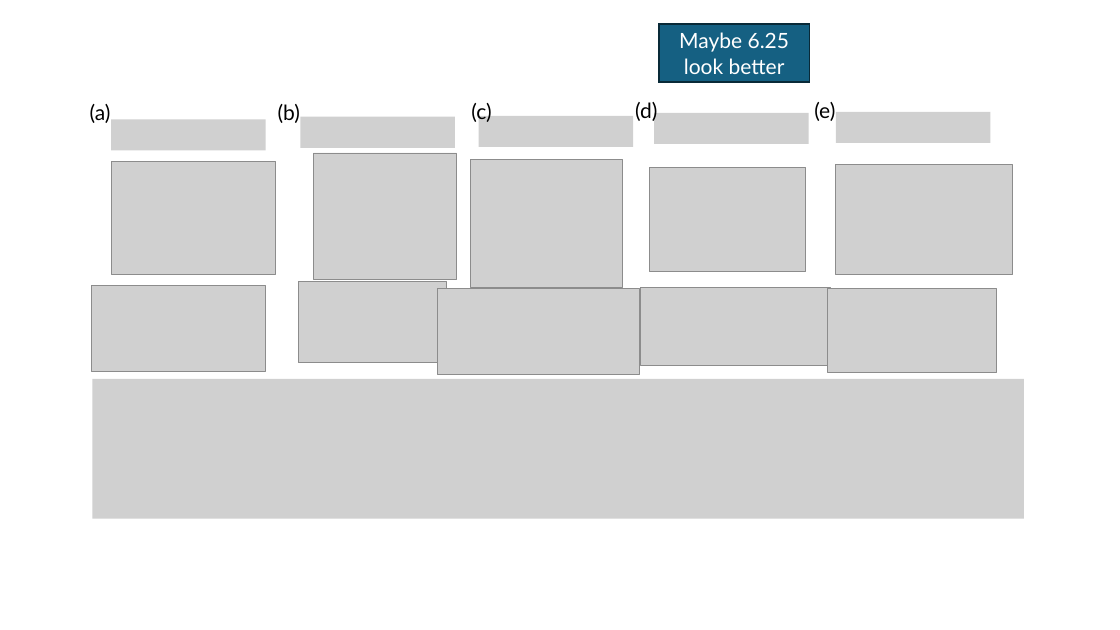
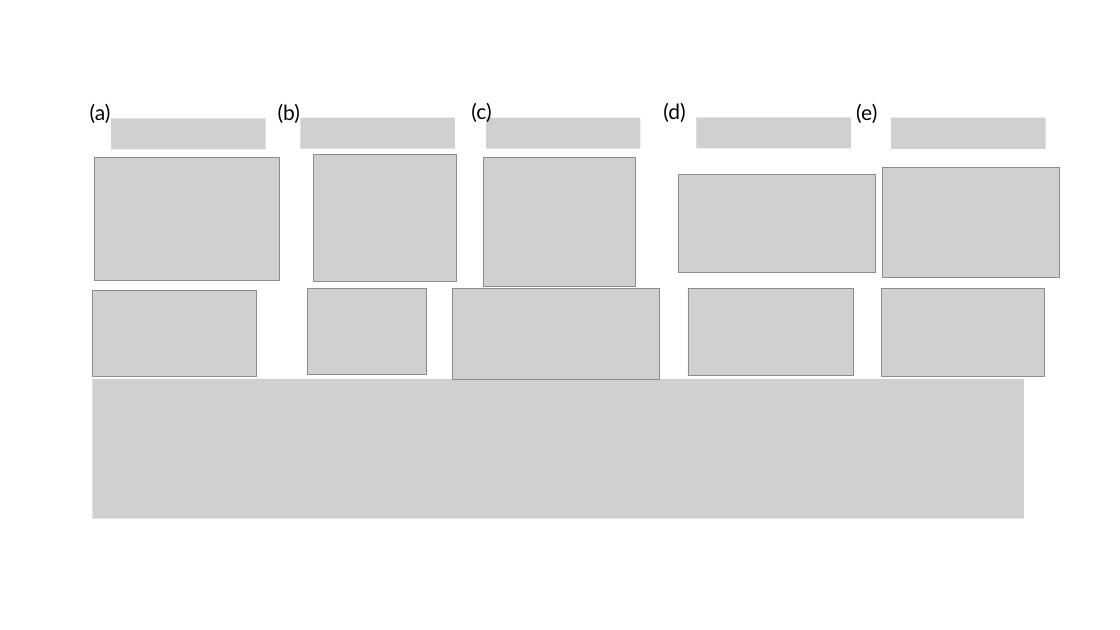
Before and after one commit to tyokokur/presentations, a slide deck: slide 3 of SYSG3_paper.pptx. Drawn at 1120x630 pixels with LibreOffice and Linux fonts; fonts in the diff are those of the drawing; grey boxes stand for pictures. Boxes give left, top, right and bottom in pixels: in the first picture for what was removed or moved away, otherwise in the second. Text is boxed around its words. In the diff, an @@ line names an element or a change of style, - is before the commit and + after.

```diff
--- a/SYSG3_paper.pptx
+++ b/SYSG3_paper.pptx
@@ rectangle removed at <box>659,24,810,82</box> @@
-Maybe 6.25 look better
@@ picture: place and size @@
-picture at <box>479,116,634,147</box>
+picture at <box>486,118,641,149</box>
@@ text "(d)": place and size @@
-text "(d)" at <box>635,102,657,123</box>
+text "(d)" at <box>663,103,685,122</box>
@@ picture: place and size @@
-picture at <box>655,113,809,144</box>
+picture at <box>697,118,851,149</box>
@@ text "(e)": place and size @@
-text "(e)" at <box>814,102,835,121</box>
+text "(e)" at <box>856,104,877,123</box>
@@ picture: place and size @@
-picture at <box>836,112,991,143</box>
+picture at <box>891,118,1046,149</box>
@@ picture: place and size @@
-picture at <box>111,161,276,275</box>
+picture at <box>94,158,280,281</box>
@@ picture: place and size @@
-picture at <box>471,160,623,288</box>
+picture at <box>483,158,635,287</box>
@@ picture: place and size @@
-picture at <box>649,167,806,271</box>
+picture at <box>679,174,876,272</box>
@@ picture: place and size @@
-picture at <box>836,165,1013,274</box>
+picture at <box>882,167,1060,276</box>
@@ picture: place and size @@
-picture at <box>92,286,266,371</box>
+picture at <box>92,291,256,376</box>
@@ picture: place and size @@
-picture at <box>298,281,447,363</box>
+picture at <box>308,289,428,375</box>
@@ picture: place and size @@
-picture at <box>437,289,639,375</box>
+picture at <box>452,289,660,380</box>
@@ picture: place and size @@
-picture at <box>641,287,831,365</box>
+picture at <box>688,289,854,376</box>
@@ picture: place and size @@
-picture at <box>828,288,996,372</box>
+picture at <box>881,289,1044,376</box>
```
Also in this commit, not shown: 3 other slides changed, 1 slide added, 1 slide removed.
